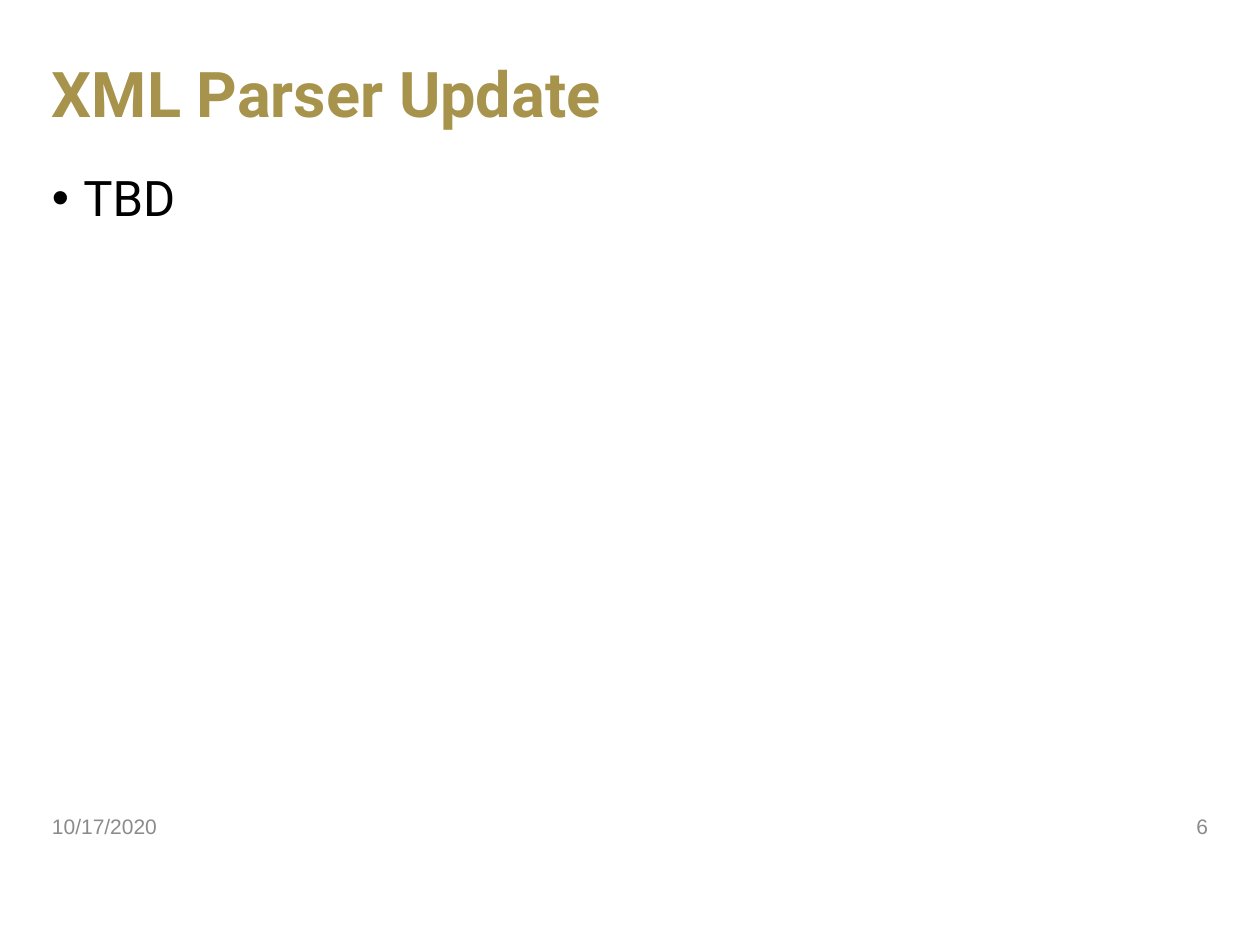
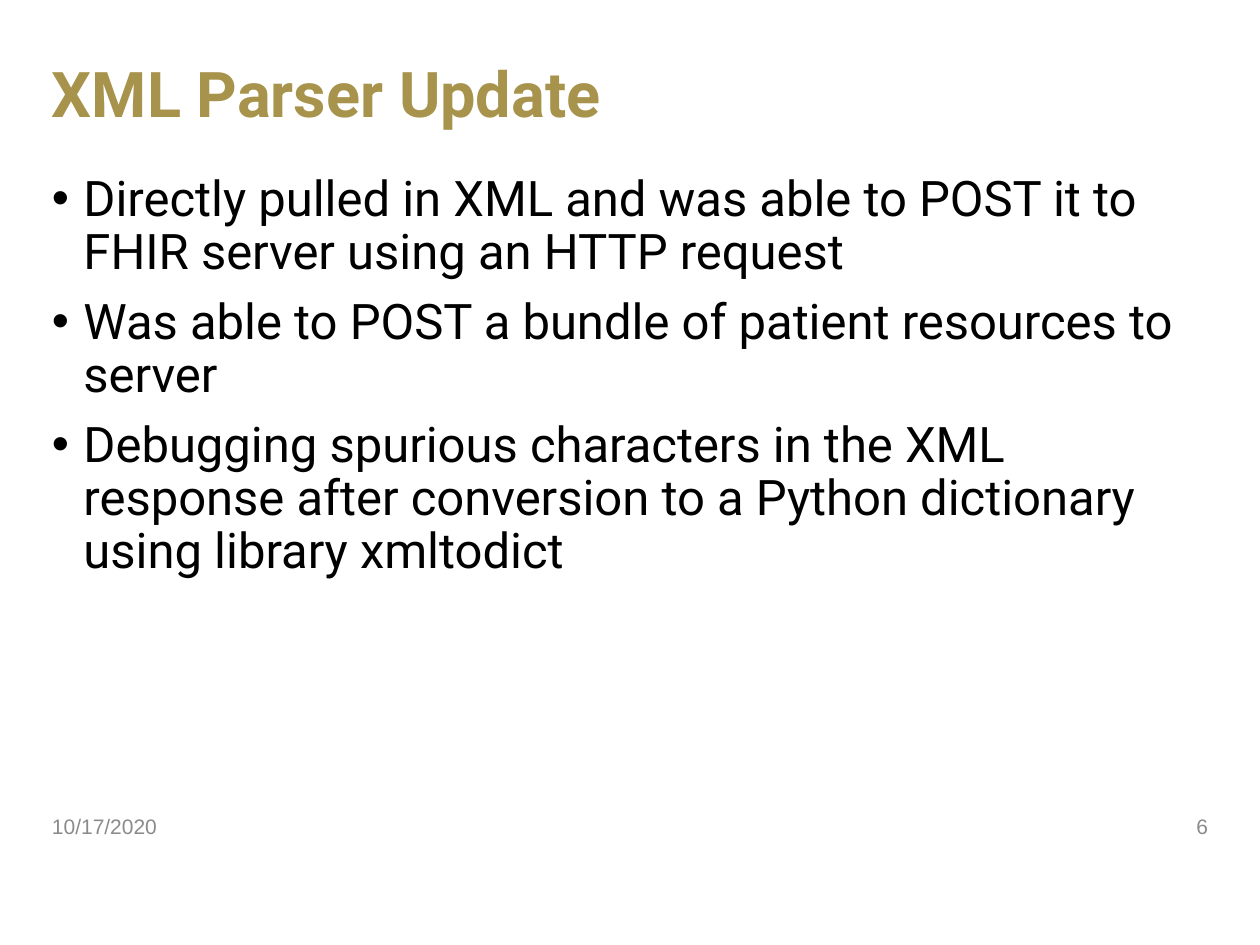
Before and after one commit to jdavis470/National-Firefighter-Registry, a slide deck: slide 6 of collateral/Team 55 Sprint 4.pptx. Drawn at 1260x945 pixels with LibreOffice and Linux fonts; fonts in the diff are those of the drawing; background and template pictures are left out. Boxes give left, top, right and bottom in pixels: in the first picture for what was removed or moved away, otherwise in the second. Text is boxed around its words. In the diff, an @@ line names an element or a change of style, - is before the commit and + after.

Commit message:
Updated schedule to reflect rolling in FHIR validation into parsers

```diff
--- a/collateral/Team 55 Sprint 4.pptx
+++ b/collateral/Team 55 Sprint 4.pptx
@@ text at [83,179,1172,579]: text changed @@
-• TBD
+• Directly pulled in XML and was able to POST it to FHIR server using an HTTP request
+• Was able to POST a bundle of patient resources to server
+• Debugging spurious characters in the XML response after conversion to a Python dictionary using library xmltodict
```
Also in this commit, not shown: 7 other slides changed, 1 slide added, 1 other file.
